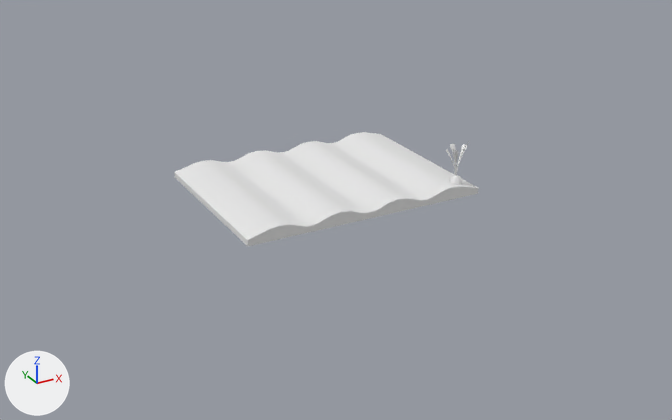
The FBX model ON_LINE MULTI_PLAYER2.0/Assets/Models/Farm.fbx, before and after one commit.
Both versions are drawn from a 50 mm lens placed at (-3.3, -6.21, 2.86), pointed at (-0.02, -0.26, -0.11). The axes (+X, +Y, +Z) are drawn at lower left. The lights are the same throughout. Where no turn or scale is listed for an object, it has been applied to the vertices.

The first picture shows 'Carrot', 'Field'.
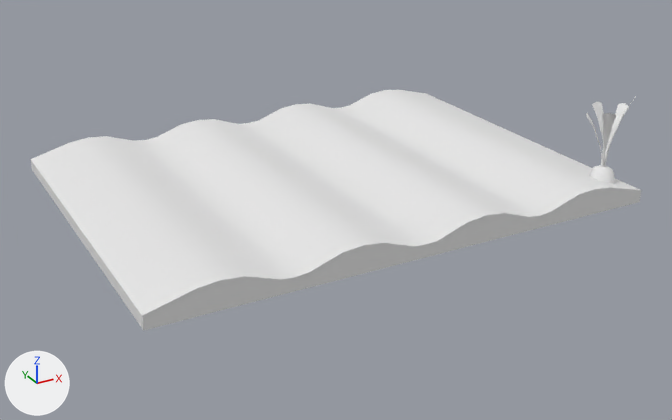
The edits, one by one:
me_field has 64 vertices, 68 faces and spans x -1.0..1.0, y -0.75..0.75, z 0.0..0.1.
me_field is used by ob_field; location (0.0, 0.0, 0.0).
me_field part 2: the whole mesh is scaled about the mesh origin by 2.
me_carrot has 250 vertices, 233 faces and spans x -0.082..0.087, y -0.085..0.084, z 0.0..0.407.
me_carrot is used by ob_carrot; location (0.839, -0.653, 0.048).
me_carrot part 1: the whole mesh is scaled about the mesh origin by 2.
Object 'Carrot' (ob_carrot) moves from (0.839, -0.653, 0.048) to (1.791, -1.269, 0.048).

Changed parts and their boxes (x1, y1, x2, y2) in the pictures (672 x 420 px):
'Field', mesh rescaled (100% wider, 111% taller)
    before: (174, 132, 479, 246)
    after: (31, 89, 641, 331)
'Carrot', mesh rescaled, moved (112% wider, 96% taller)
    before: (446, 141, 469, 185)
    after: (586, 96, 636, 183)
